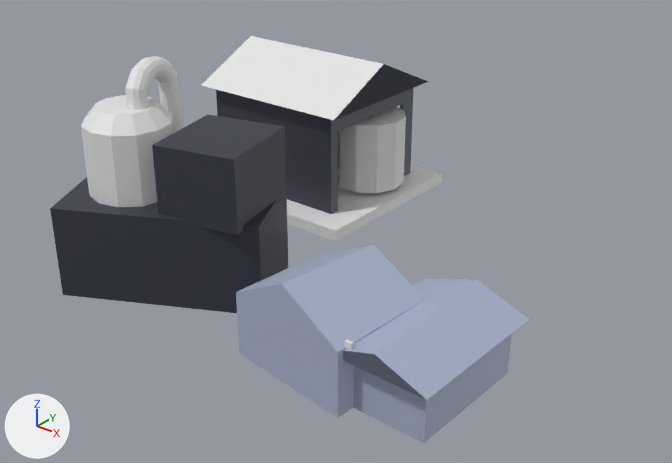
A saved change to the glTF model assets/models/lab.glb.
One viewpoint serves both versions: a 50 mm lens placed at (16.17, -19.23, 12.79), pointed at (0.78, 0.01, 0.86). Arrows for +X, +Y and +Z are at lower left; the lights stay in place. The picture after the commit comes second.
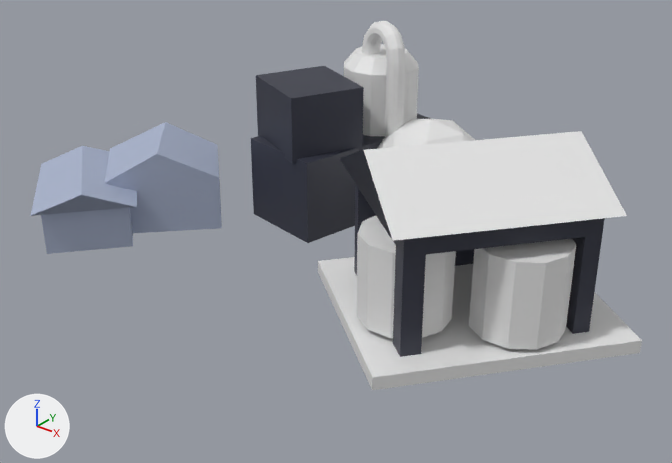
The change in detail:
Object 'Cube.022' (ob_cube_022) moves from (3.85, -4.07, 0.74) to (-5.75, -0.74, 0.76).
Object 'Cube.022' (ob_cube_022) turns from (0, 0, -5.8) to (0, 0, -134) degrees about x, y and z.
Object 'Cube.023' (ob_cube_023) moves from (-2.16, -3.59, 1.09) to (-1.65, 3.69, 1.1).
Object 'Cube.023' (ob_cube_023) turns from (0, 0, -153) to (0, 0, 79) degrees about x, y and z.
Object 'Cube.024' (ob_cube_024) moves from (-3.47, 4.21, 1.84) to (5.29, -0.08, 1.86).
Object 'Cube.024' (ob_cube_024) turns from (0, 0, 0) to (0, 0, -128) degrees about x, y and z.
Object 'Cube.025' (ob_cube_025) moves from (6.31, -3.61, 0.52) to (-6.89, -2.96, 0.53).
Object 'Cube.025' (ob_cube_025) turns from (0, 0, -1.6) to (0, 0, -130) degrees about x, y and z.
Object 'Cube.026' (ob_cube_026) moves from (-0.73, -2.99, 3.31) to (-2.06, 2.2, 3.33).
Object 'Cube.026' (ob_cube_026) turns from (0, 0, -166) to (0, 0, 66) degrees about x, y and z.
Object 'smoke_anchor' (ob_smoke_anchor) is rescaled from (0.141, 0.0711, 0.141) to (1.0, 1.0, 1.0).
Object 'Cube.027' (ob_cube_027) moves from (-3.58, 4.11, 0.02) to (5.28, 0.06, 0.04).
Object 'Cube.027' (ob_cube_027) turns from (0, 0, 0) to (0, 0, -128) degrees about x, y and z.
Object 'Cylinder.004' (ob_cylinder_004) moves from (-1.59, 4.77, 1.54) to (4.57, -1.92, 1.55).
Object 'Cylinder.004' (ob_cylinder_004) turns from (0, 0, 0) to (0, 0, -128) degrees about x, y and z.
Object 'Cylinder.005' (ob_cylinder_005) moves from (-4.25, 5.83, 1.51) to (7.04, -0.48, 1.52).
Object 'Cylinder.005' (ob_cylinder_005) turns from (0, 0, 0) to (0, 0, -128) degrees about x, y and z.
Object 'Icosphere' (ob_icosphere) moves from (-4.33, -1.59, 1.03) to (1.26, 4.16, 1.05).
Object 'Icosphere' (ob_icosphere) turns from (0.2, 1, -4.7) to (0.2, 1, -133) degrees about x, y and z.
Object 'Cylinder.002' (ob_cylinder_002) moves from (-3.35, -2.33, 3.48) to (0.07, 3.85, 3.5).
Object 'Cylinder.002' (ob_cylinder_002) turns from (0, 0, 0) to (0, 0, -128) degrees about x, y and z.
Object 'Cylinder.001' (ob_cylinder_001) moves from (-3.33, -3.92, 3.39) to (-1.19, 4.82, 3.41).
Object 'Cylinder.001' (ob_cylinder_001) turns from (0, 0, 0) to (0, 0, -128) degrees about x, y and z.

Boxes (x1, y1, x2, y2) around the edits, measured in the pictures (672 x 463 px):
'Cube.024', moved, turned: before (201, 36, 428, 214); after (339, 131, 627, 357)
'Cube.023', moved, turned: before (50, 177, 288, 313); after (251, 114, 431, 243)
'Cube.022', moved, turned: before (236, 245, 425, 418); after (105, 122, 222, 233)
'Cube.025', moved, turned: before (343, 279, 529, 443); after (31, 146, 137, 254)
'Cube.026', moved, turned: before (152, 114, 286, 235); after (256, 66, 364, 164)
'Cube.027', moved, turned: before (287, 165, 442, 241); after (318, 257, 642, 390)
'Cylinder.004', moved, turned: before (338, 107, 406, 193); after (357, 216, 456, 338)
'Cylinder.001', moved, turned: before (81, 95, 174, 207); after (344, 44, 419, 136)
'Cylinder.005', moved, turned (not visible before): after (469, 239, 576, 350)
'Cylinder.002', moved, turned: before (125, 56, 183, 133); after (362, 21, 405, 138)
'Icosphere', moved, turned (not visible before): after (377, 119, 475, 149)
'smoke_anchor', no longer drawn: before (344, 340, 353, 349)
